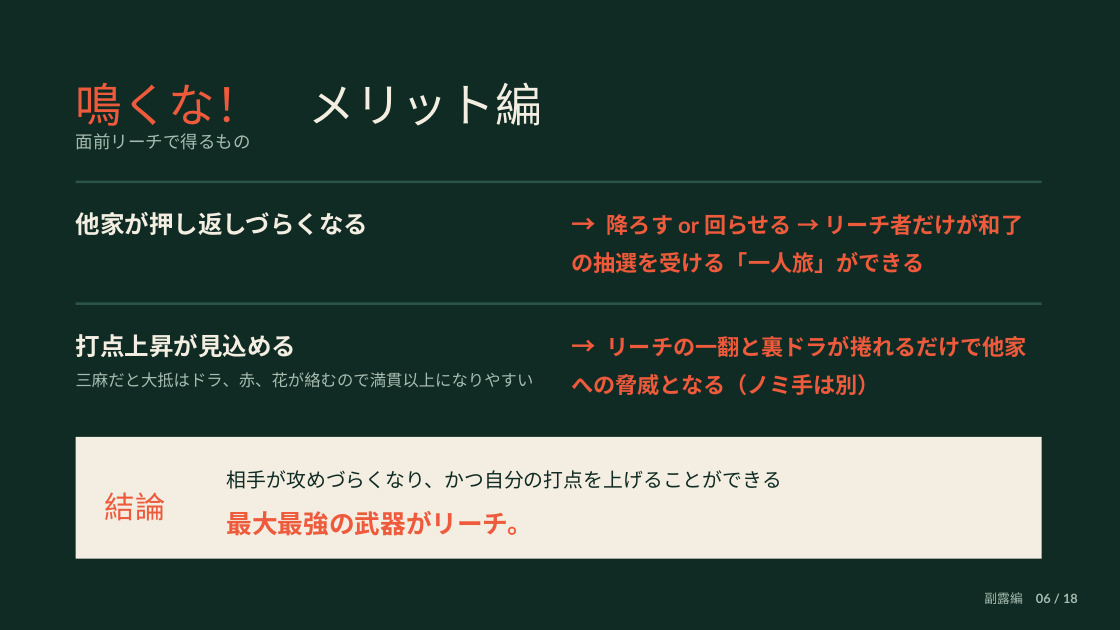
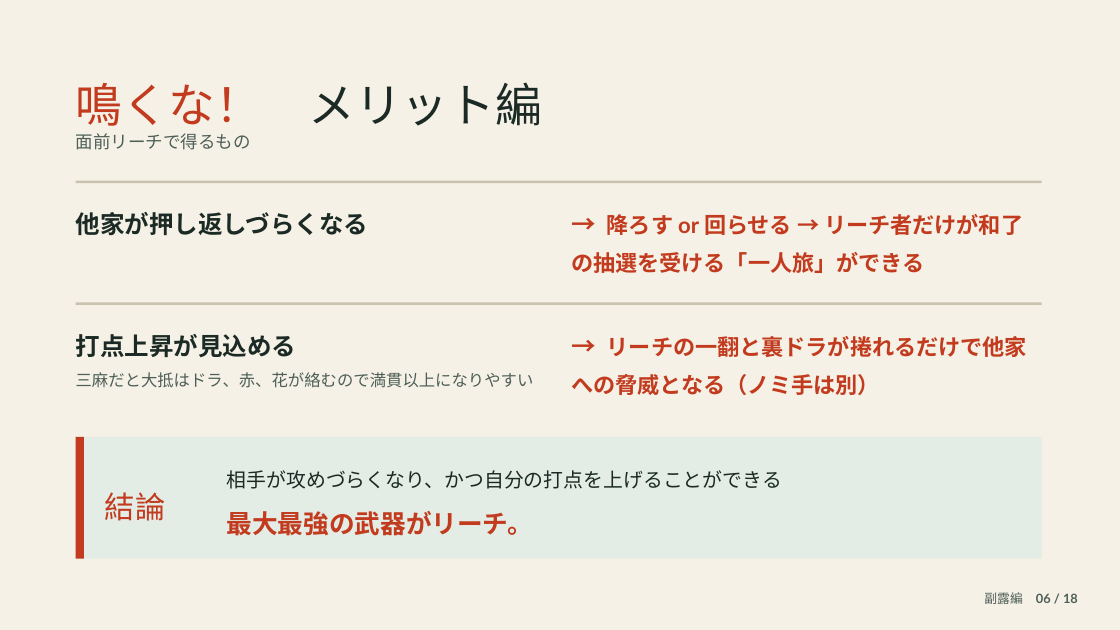
Before and after one commit to subsidy-grant/koban-roadmap, a slide deck: slide 6 of mahjong-slides/博太の麻雀再生工場2_副露編.pptx. Drawn at 1120x630 pixels with LibreOffice and Linux fonts; fonts in the diff are those of the drawing. Boxes give left, top, right and bottom in pixels: in the first picture for what was removed or moved away, otherwise in the second. Text is boxed around its words. In the diff, an @@ line names an element or a change of style, - is before the commit and + after.

```diff
--- a/mahjong-slides/博太の麻雀再生工場2_副露編.pptx
+++ b/mahjong-slides/博太の麻雀再生工場2_副露編.pptx
@@ background #0F2B23 to #F5F1E6 @@
@@ text "鳴くな！ メリット編" at [76, 82, 542, 134]: text colour #EE5A3C to #C23B1E in "鳴くな！"; text colour #F3EEE1 to #1B2A24 in "メリット編" @@
@@ text "面前リーチで得るもの" at [76, 133, 251, 150]: text colour #A7BCB1 to #4E5F57 @@
@@ text "他家が押し返しづらくなる" at [76, 212, 369, 235]: text colour #F3EEE1 to #1B2A24 @@
@@ rectangle at [76, 181, 1042, 183]: fill #2B5547 to #C9C2AE @@
@@ text "打点上昇が見込める" at [76, 334, 534, 388]: text colour #F3EEE1 to #1B2A24 in "打点上昇が見込める"; text colour #A7BCB1 to #4E5F57 in "三麻だと大抵はドラ、赤、花が絡むので満貫以上になりやすい" @@
@@ rectangle at [76, 302, 1042, 305]: fill #2B5547 to #C9C2AE @@
@@ rectangle at [76, 437, 1042, 559]: fill #F3EEE1 to #E3ECE5 @@
@@ rectangle added at [76, 437, 84, 559], fill #C23B1E @@
@@ text colour #EE5A3C to #C23B1E in 3 elements at [571, 214, 1023, 273], [571, 336, 1027, 395], [105, 492, 166, 521] @@
@@ text "相手が攻めづらくなり、かつ自分の打点を上げることができる" at [227, 470, 782, 536]: text colour #0F2B23 to #1B2A24 in "相手が攻めづらくなり、かつ自分の打点を上げることができる"; text colour #EE5A3C to #C23B1E in "最大最強の武器がリーチ。" @@
@@ text "副露編 06 / 18" at [984, 592, 1078, 604]: text colour #A7BCB1 to #4E5F57 @@
```
Also in this commit, not shown: 17 other slides changed, 3 other files.
